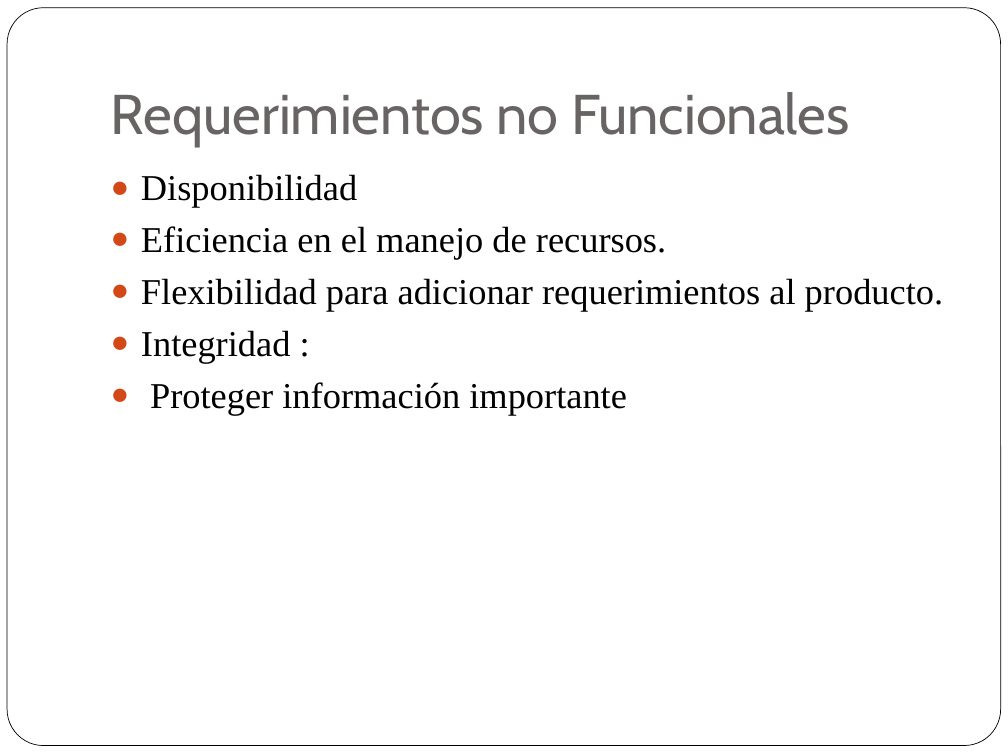
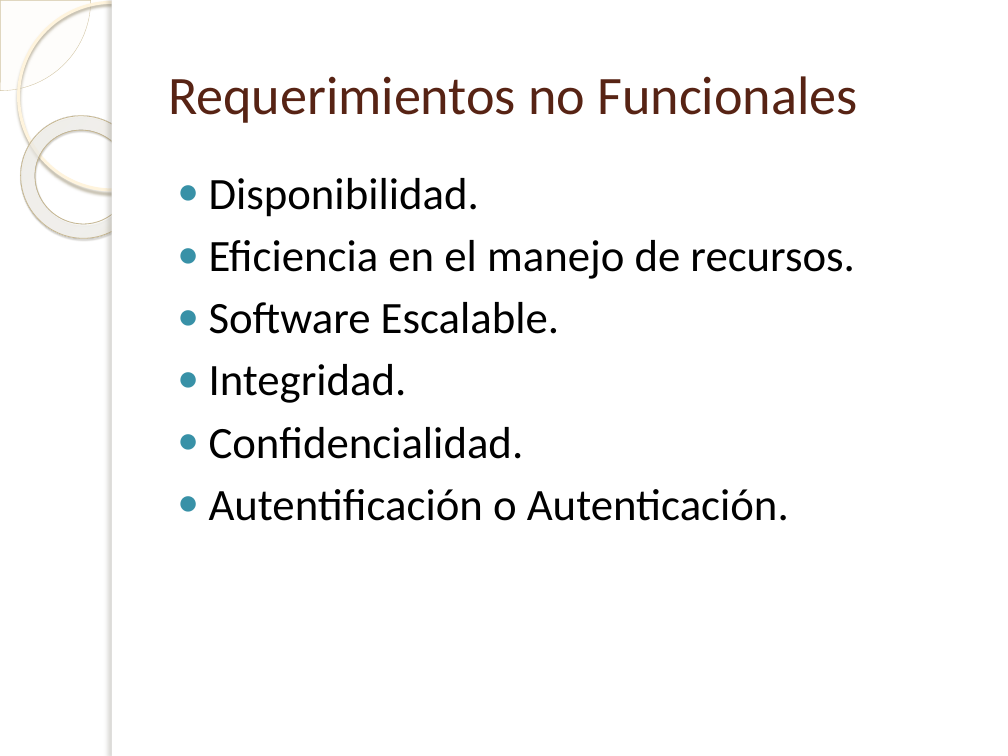
Before and after one commit to tonporaqui/DocProyecto, a slide deck: slide 6 of Proyecto SIAF.pptx (slide 4 before the commit). Drawn at 1008x756 pixels with LibreOffice and Linux fonts; fonts in the diff are those of the drawing; background and template pictures are left out. Boxes give left, top, right and bottom in pixels: in the first picture for what was removed or moved away, otherwise in the second. Text is boxed around its words. In the diff, an @@ line names an element or a change of style, - is before the commit and + after.

Commit message:
Ultima presentacion para el jueves y viernes.

```diff
--- a/Proyecto SIAF.pptx
+++ b/Proyecto SIAF.pptx
@@ pie slice (boxed as its full ellipse) added at box(0, 0, 91, 91), fill #FEFAF4 at 33% opacity, outline #D3C39F 0.25 pt @@
@@ rounded rectangle removed at box(7, 8, 1001, 746) @@
@@ ellipse added at box(18, 2, 206, 190), outline #FFF5DE 2.15 pt @@
@@ rectangle added at box(112, 0, 1008, 756), fill #FFFFFF @@
@@ rectangle added at box(112, 0, 120, 756), fill #FFFFFF @@
@@ title "Requerimientos no Funcionales": place and size @@
-title "Requerimientos no Funcionales" at box(111, 92, 850, 147)
+title "Requerimientos no Funcionales" at box(168, 76, 857, 123)
@@ title "Requerimientos no Funcionales" at box(168, 76, 857, 123): size 40 to 38.7 pt, font Cabin to Calibri, text colour #696464 to #572314; vertical alignment bottom to middle @@
@@ donut added at box(0, 91, 169, 263), fill gradient #FFFCF6 to #FFFEFB to #F0D28E, outline #C7B893 0.58 pt @@
@@ text "Disponibilidad.": place and size @@
-text "Disponibilidad." at box(141, 174, 943, 415)
+text "Disponibilidad." at box(209, 178, 855, 521)
@@ text at box(209, 178, 479, 217): text changed; size 26 to 32 pt; font Times New Roman to Calibri @@
-● Disponibilidad
+● Disponibilidad.
@@ text at box(209, 240, 855, 279): size 26 to 32 pt, font Times New Roman to Calibri in "Eficiencia en el manejo de recursos."; indent changed; bullet colour #D34817 to #3891A7 @@
@@ text at box(209, 302, 789, 521): text changed; size 26 to 32 pt; font Times New Roman to Calibri @@
-● Flexibilidad para adicionar requerimientos al producto.
-● Integridad :
-● Proteger información importante
+● Software Escalable.
+● Integridad.
+● Confidencialidad.
+● Autentificación o Autenticación.
```
Also in this commit, not shown: 4 other slides changed, 8 slides added, 2 slides removed, 1 other file.
